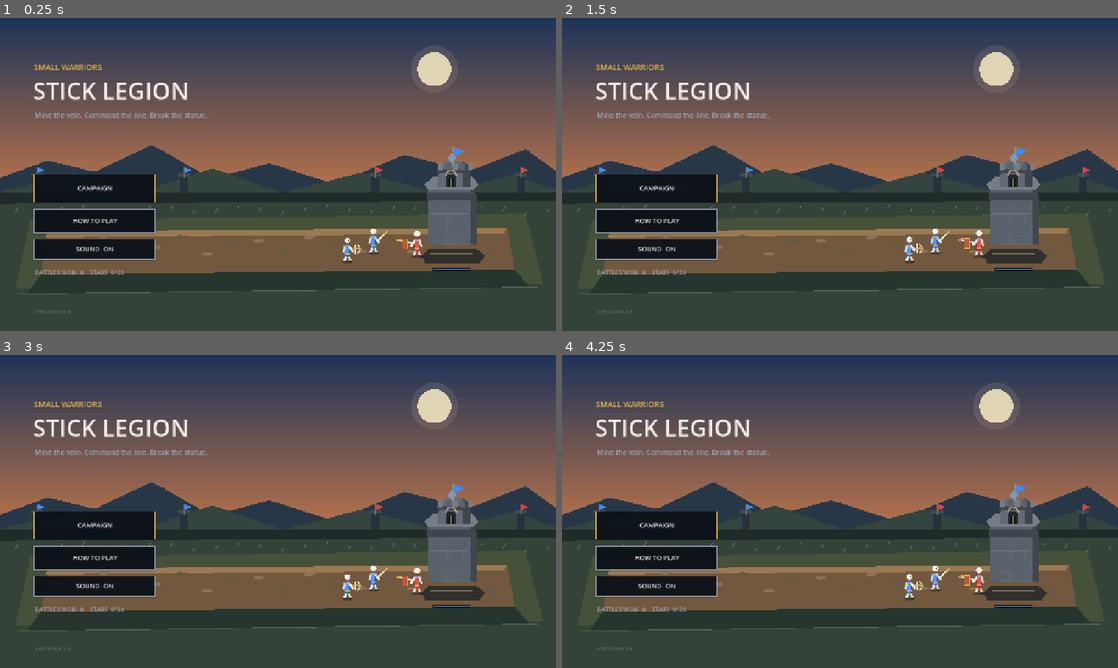
Above: before the commit, frames 1-4 (two rows, left to right).
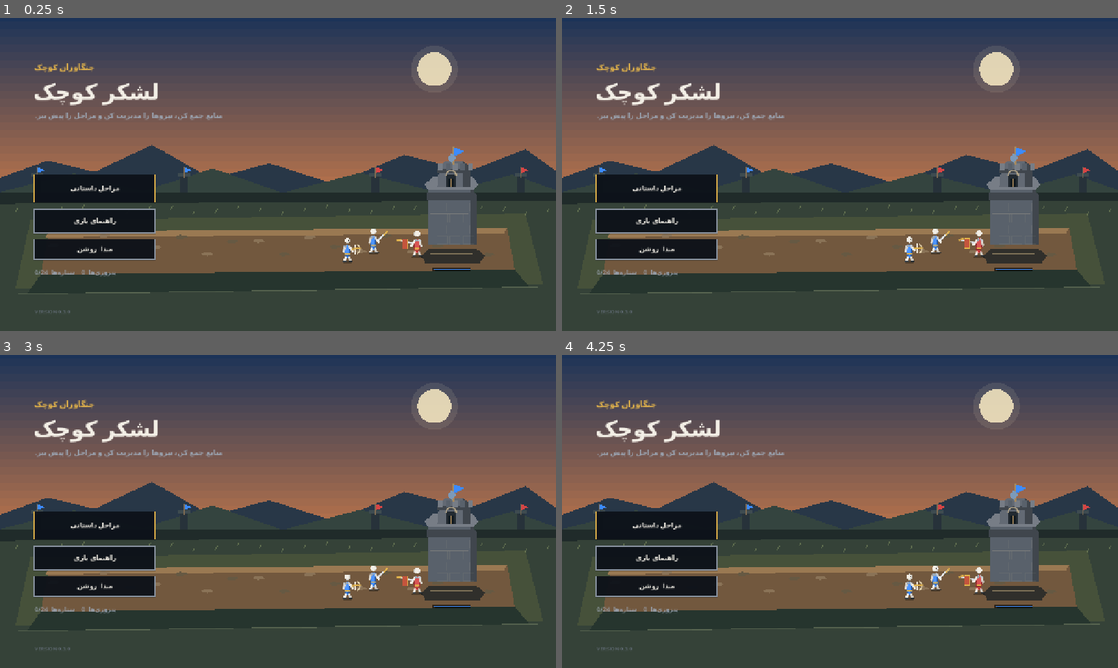
Above: after the commit, the same moments.

Repository: Abolfazlsoltan/Game2
Game: Godot game, scene res://scenes/main.tscn
Same seed, same stepped clock (60 frames per second), same inputs: the game is played once before the commit and once after it.
Inputs (mouse positions are in pixels of both pictures, inside the frame that each line leads up to):
- Up to frame 1 (0.25 s): no input
- Up to frame 2 (1.5 s): tap Enter at 0.5 s; move the mouse to (962, 158) at 0.52 s; hold D 0.53-1.25 s; tap J at 0.6 s; click (962, 158) at 0.67 s; tap Space at 0.77 s; drag from (728, 190) to (812, 237) at 1.27 s
- Up to frame 3 (3 s): tap Space at 2 s; move the mouse to (333, 442) at 2.02 s; hold D 2.03-2.75 s; tap 2 at 2.1 s; tap Enter at 2.75 s; drag from (250, 574) to (111, 464) at 2.77 s
- Up to frame 4 (4.25 s): move the mouse to (1006, 558) at 3.52 s; hold A from 3.53 s (still down); tap 4 at 3.6 s; tap Space at 3.77 s

The runs differ from the first frame. In frame 1, 1.9% of the frame differs, in the area x 6-40%, y 14-83%; in frame 2, 1.9%; in frame 3, 1.9%; in frame 4, 1.9%.

Commit message:
Localize core menus and campaign interface in Persian

Diff:
--- a/scripts/game.gd
+++ b/scripts/game.gd
@@ -279,7 +279,7 @@
 	miner_warned = false
 	joy = Vector2.ZERO
 	action_held = false
-	_toast(str(stg["name"]))
+	_toast(_stage_name_fa(stage_i))
 
 func _finish() -> void:
 	var won := ending == "win"
@@ -1522,24 +1522,51 @@
 		draw_line(hand, hand + Vector2(dir * 18.0 * sc, -16.0 * sc), Color("#e7edf4"), 2.6 * sc, true)
 		draw_line(hand + Vector2(dir * 14.0 * sc, -12.0 * sc), hand + Vector2(dir * 22.0 * sc, -20.0 * sc), GOLD, 2.0 * sc, true)
 
+func _stage_name_fa(index: int) -> String:
+	var names := ["راه غبارآلود", "درهٔ کمان", "صف سپرها", "محفل خاکستر", "راه سنگی", "دو پرچم", "سپاه شب", "تاج چوبین"]
+	return names[clampi(index, 0, names.size() - 1)]
+
+func _stage_blurb_fa(index: int) -> String:
+	var blurbs := [
+		"معدن‌چی‌ها را آموزش بده و از قلعه محافظت کن.",
+		"نیروهای تازه به گروهت می‌پیوندند.",
+		"ترکیب نیروها و زمان‌بندی را مدیریت کن.",
+		"در میدان مراقب جایگاه نیروها باش.",
+		"نیروهای سنگین وارد میدان می‌شوند.",
+		"دو گروه بزرگ برای پیروزی رقابت می‌کنند.",
+		"نبردی در آسمان تاریک پیش روست.",
+		"آخرین مرحلهٔ این مسیر را کامل کن."
+	]
+	return blurbs[clampi(index, 0, blurbs.size() - 1)]
+
+func _unit_name_fa(kind: String) -> String:
+	match kind:
+		"MINER": return "معدن‌چی"
+		"SWORD": return "شمشیرزن"
+		"ARCHER": return "کماندار"
+		"SPEAR": return "نیزه‌دار"
+		"MAGE": return "جادوگر"
+		"GIANT": return "غول"
+		_: return kind
+
 func _draw_battle_ui() -> void:
-	_text("SMALL WARRIORS", Vector2(124, 36), 15, GOLD)
-	_text(str(_stage()["name"]).to_upper(), Vector2(124, 56), 13, MUTED)
-	_pill(Rect2(430, 16, 200, 40), str(gold) + " GOLD", GOLD)
-	_pill(Rect2(646, 16, 150, 40), "POP " + str(_pop(0)) + "/" + str(int(_stage()["cap"])), BONE)
+	_text("جنگاوران کوچک", Vector2(124, 36), 17, GOLD)
+	_text(_stage_name_fa(stage_i), Vector2(124, 56), 13, MUTED)
+	_pill(Rect2(430, 16, 200, 40), str(gold) + " طلا", GOLD)
+	_pill(Rect2(646, 16, 150, 40), "جمعیت " + str(_pop(0)) + "/" + str(int(_stage()["cap"])), BONE)
 	_button(Rect2(24, 16, 86, 42), "II", MUTED, true)
 	_bar(Rect2(24, 78, 250, 10), player_hp / maxf(1.0, player_max), BLUE)
-	_text("YOUR STATUE  " + str(int(player_hp)), Vector2(24, 104), 12, MUTED)
+	_text("قلعهٔ شما  " + str(int(player_hp)), Vector2(24, 104), 12, MUTED)
 	_bar(Rect2(1006, 78, 250, 10), enemy_hp / maxf(1.0, enemy_max), RED)
-	_text("ENEMY  " + str(int(enemy_hp)), Vector2(1006, 104), 12, MUTED)
+	_text("دشمن  " + str(int(enemy_hp)), Vector2(1006, 104), 12, MUTED)
 	if not player_queue.is_empty():
 		var st: Dictionary = STATS[str(player_queue[0])]
 		var total := float(st["time"])
 		var ratio := clampf(player_train_t / maxf(0.1, total), 0.0, 1.0)
-		_text("Training " + str(st["name"]) + "  " + String.num(maxf(0.0, player_train_t), 1) + "s", Vector2(820, 48), 13, BONE)
+		_text("آموزش " + _unit_name_fa(str(player_queue[0])) + "  " + String.num(maxf(0.0, player_train_t), 1) + " ثانیه", Vector2(820, 48), 13, BONE)
 		_bar(Rect2(820, 54, 200, 6), 1.0 - ratio, GOLD)
 	for i in 3:
-		var names: Array = ["ATTACK", "DEFEND", "GARRISON"]
+		var names: Array = ["پیشروی", "دفاع", "بازگشت"]
 		var ids: Array = ["attack", "defend", "garrison"]
 		var on: bool = p_order == str(ids[i])
 		_button(_order_rect(i), names[i], GOLD if on else Color("#8d97a5"), true)
@@ -1550,17 +1577,17 @@
 	if toast_t > 0.0:
 		_pill(Rect2(390, 118, 500, 36), toast, Color("#d7e2ef"))
 	if hint_t > 0.0 and stage_i == 0:
-		_text("Drag the stick. Tap a soldier to control them. Miners haul gold.", Vector2(250, 168), 14, BONE)
+		_text("برای کنترل، یک نیرو را انتخاب کن. معدن‌چی‌ها طلا جمع می‌کنند.", Vector2(250, 168), 14, BONE)
 	if intro_t > 0.0:
 		draw_rect(Rect2(0, 0, W, H), Color(0, 0, 0, 0.45))
-		_text(str(_stage()["name"]).to_upper(), Vector2(430, 300), 36, GOLD)
-		_text(str(_stage()["blurb"]), Vector2(360, 346), 18, BONE)
+		_text(_stage_name_fa(stage_i), Vector2(430, 300), 32, GOLD)
+		_text(_stage_blurb_fa(stage_i), Vector2(360, 346), 18, BONE)
 	if paused:
 		draw_rect(Rect2(0, 0, W, H), Color(0.02, 0.03, 0.05, 0.78))
-		_text("PAUSED", Vector2(560, 250), 32, BONE)
-		_button(Rect2(470, 300, 340, 52), "RESUME", GOLD, true)
-		_button(Rect2(470, 364, 340, 52), "RETRY BATTLE", BLUE, true)
-		_button(Rect2(470, 428, 340, 52), "CAMPAIGN MAP", MUTED, true)
+		_text("بازی متوقف شد", Vector2(520, 250), 30, BONE)
+		_button(Rect2(470, 300, 340, 52), "ادامهٔ بازی", GOLD, true)
+		_button(Rect2(470, 364, 340, 52), "شروع دوباره", BLUE, true)
+		_button(Rect2(470, 428, 340, 52), "نقشهٔ مراحل", MUTED, true)
 	if screen == "result":
 		_draw_result()
 
@@ -1572,7 +1599,7 @@
 	var afford := gold >= int(st["cost"]) and _pop(0) + int(st["pop"]) <= int(_stage()["cap"])
 	var accent := GOLD if on and afford else Color("#5c6570")
 	_button(rect, "", accent, on)
-	_text(str(st["name"]).to_upper(), rect.position + Vector2(10, 24), 14, BONE if on else MUTED)
+	_text(_unit_name_fa(kind), rect.position + Vector2(10, 24), 14, BONE if on else MUTED)
 	_text(str(int(st["cost"])) + "g  ·  " + str(int(st["pop"])), rect.position + Vector2(10, 46), 12, GOLD if on and afford else Color("#a86868"))
 
 func _draw_joy() -> void:
@@ -1595,7 +1622,7 @@
 	draw_arc(c, 36, 0, TAU, 28, GOLD if ready else MUTED, 3.0, true)
 	if frac > 0.0:
 		draw_arc(c, 30, -PI * 0.5, -PI * 0.5 + TAU * (1.0 - frac), 24, Color("#3d8bfd"), 4.0, true)
-	_text("ACT", c + Vector2(-16, 5), 16, BONE if ready else MUTED)
+	_text("مهارت", c + Vector2(-22, 5), 14, BONE if ready else MUTED)
 
 func _ability_max(kind: String) -> float:
 	match kind:
@@ -1619,24 +1646,24 @@
 	_draw_stick({"id": -10, "side": 0, "kind": "SWORD", "x": 860, "y": 540, "hp": 10, "max_hp": 10, "anim": tick * 7.0, "facing": 1.0, "dead": 0.0, "flash": 0.0, "block": 0.0, "bag": 0.0, "slot": 0.0})
 	_draw_stick({"id": -11, "side": 0, "kind": "ARCHER", "x": 800, "y": 560, "hp": 10, "max_hp": 10, "anim": tick * 7.0 + 1.0, "facing": 1.0, "dead": 0.0, "flash": 0.0, "block": 0.0, "bag": 0.0, "slot": 0.0})
 	_draw_stick({"id": -12, "side": 1, "kind": "SPEAR", "x": 960, "y": 548, "hp": 10, "max_hp": 10, "anim": tick * 6.0, "facing": -1.0, "dead": 0.0, "flash": 0.0, "block": 0.4, "bag": 0.0, "slot": 0.0})
-	_text("SMALL WARRIORS", Vector2(78, 120), 18, GOLD)
-	_text("STICK LEGION", Vector2(76, 188), 54, BONE)
-	_text("Mine the vein. Command the line. Break the statue.", Vector2(80, 230), 16, MUTED)
-	_button(Rect2(78, 360, 280, 64), "CAMPAIGN", GOLD, true)
-	_button(Rect2(78, 440, 280, 54), "HOW TO PLAY", Color("#8d97a5"), true)
-	_button(Rect2(78, 508, 280, 48), "SOUND  " + ("ON" if sfx_on else "OFF"), Color("#8d97a5"), true)
+	_text("جنگاوران کوچک", Vector2(78, 120), 18, GOLD)
+	_text("لشکر کوچک", Vector2(76, 188), 50, BONE)
+	_text("منابع جمع کن، نیروها را مدیریت کن و مراحل را پیش ببر.", Vector2(80, 230), 16, MUTED)
+	_button(Rect2(78, 360, 280, 64), "مراحل داستانی", GOLD, true)
+	_button(Rect2(78, 440, 280, 54), "راهنمای بازی", Color("#8d97a5"), true)
+	_button(Rect2(78, 508, 280, 48), "صدا  " + ("روشن" if sfx_on else "خاموش"), Color("#8d97a5"), true)
 	var total := 0
 	for s in stars:
 		total += int(s)
-	_text("BATTLES WON  " + str(wins) + "    STARS  " + str(total) + "/24", Vector2(80, 590), 14, MUTED)
+	_text("پیروزی‌ها  " + str(wins) + "    ستاره‌ها  " + str(total) + "/24", Vector2(80, 590), 14, MUTED)
 	_text("VERSION 0.3.0", Vector2(80, 680), 12, Color("#66707c"))
 
 func _draw_map() -> void:
 	_draw_sky()
 	draw_rect(Rect2(0, 0, W, H), Color(0.04, 0.05, 0.08, 0.35))
-	_button(Rect2(40, 28, 140, 44), "BACK", MUTED, true)
-	_text("CAMPAIGN", Vector2(210, 58), 28, GOLD)
-	_text("Eight battles. New troops join as you win.", Vector2(420, 58), 16, MUTED)
+	_button(Rect2(40, 28, 140, 44), "بازگشت", MUTED, true)
+	_text("مراحل داستانی", Vector2(210, 58), 26, GOLD)
+	_text("با پیروزی، مراحل و نیروهای تازه باز می‌شوند.", Vector2(420, 58), 16, MUTED)
 	for i in 8:
 		var rect := _stage_rect(i)
 		var open := i < unlocked
@@ -1644,13 +1671,13 @@
 		draw_rect(rect, Color(0.07, 0.09, 0.12, 0.92))
 		draw_rect(rect, GOLD if open else Color("#3c4450"), false, 2.0)
 		_text(str(i + 1).pad_zeros(2), rect.position + Vector2(16, 36), 18, GOLD if open else MUTED)
-		_text(str(stg["name"]).to_upper(), rect.position + Vector2(16, 78), 20, BONE if open else MUTED)
-		_text(str(stg["blurb"]), rect.position + Vector2(16, 112), 13, MUTED)
+		_text(_stage_name_fa(i), rect.position + Vector2(16, 78), 17, BONE if open else MUTED)
+		_text(_stage_blurb_fa(i), rect.position + Vector2(16, 112), 12, MUTED)
 		if open:
 			for k in 3:
 				_gem(rect.position + Vector2(28 + k * 26, 168), int(stars[i]) > k)
 		else:
-			_text("LOCKED", rect.position + Vector2(16, 172), 14, Color("#6a7380"))
+			_text("قفل است", rect.position + Vector2(16, 172), 14, Color("#6a7380"))
 
 func _draw_help() -> void:
 	draw_rect(Rect2(0, 0, W, H), Color("#121820"))
@@ -1675,17 +1702,17 @@
 func _draw_result() -> void:
 	var won := ending == ""
 	draw_rect(Rect2(0, 0, W, H), Color(0.03, 0.04, 0.06, 0.72))
-	_text("STATUE BROKEN" if won else "YOUR STATUE FELL", Vector2(400, 200), 36, GOLD if won else RED)
-	_text(str(_stage()["name"]), Vector2(540, 248), 18, MUTED)
+	_text("پیروزی!" if won else "شکست", Vector2(500, 200), 36, GOLD if won else RED)
+	_text(_stage_name_fa(stage_i), Vector2(540, 248), 18, MUTED)
 	if won:
 		for k in 3:
 			_gem(Vector2(560 + k * 48, 300), result_stars > k)
-		_text("The road opens forward.", Vector2(500, 380), 16, BONE)
+		_text("مرحلهٔ بعدی باز شد.", Vector2(500, 380), 16, BONE)
 	else:
-		_text("Train more miners before you commit the army.", Vector2(420, 320), 16, BONE)
-	_button(Rect2(430, 470, 420, 56), "NEXT BATTLE" if won and stage_i + 1 < 8 else ("CAMPAIGN" if won else "TRY AGAIN"), GOLD, true)
-	_button(Rect2(430, 538, 200, 48), "RETRY", BLUE, true)
-	_button(Rect2(650, 538, 200, 48), "MAP", MUTED, true)
+		_text("نیروها و منابع را بهتر مدیریت کن و دوباره تلاش کن.", Vector2(420, 320), 16, BONE)
+	_button(Rect2(430, 470, 420, 56), "مرحلهٔ بعد" if won and stage_i + 1 < 8 else ("نقشهٔ مراحل" if won else "تلاش دوباره"), GOLD, true)
+	_button(Rect2(430, 538, 200, 48), "تکرار", BLUE, true)
+	_button(Rect2(650, 538, 200, 48), "نقشه", MUTED, true)
 
 func _gem(center: Vector2, filled: bool) -> void:
 	var r := 8.0
